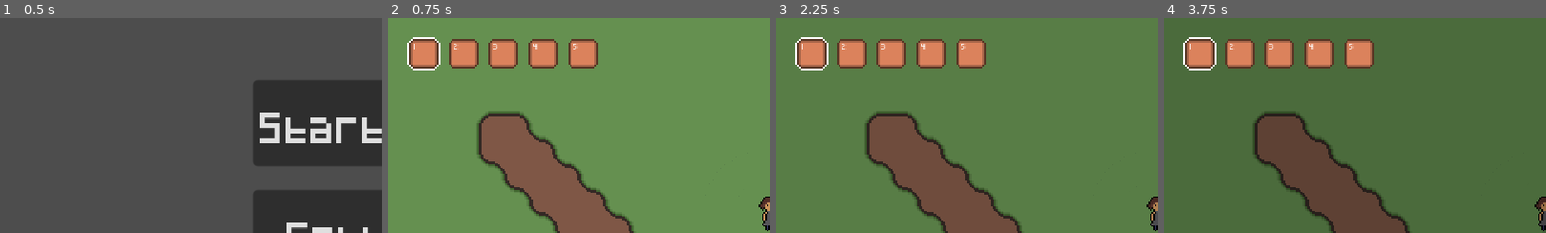
Above: before the commit, frames 1-4 (left to right).
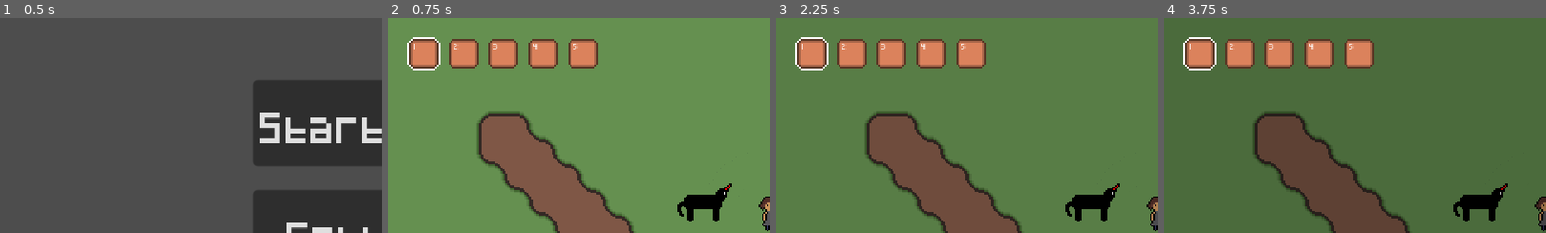
Above: after the commit, the same moments.

Repository: StormLight14/nightfall-mirror
Game: Godot game, scene res://ui/menus/main/main_menu.tscn
Two runs of this game, one before a commit and one after it. Both use one fixed random seed, a clock stepped at 60 frames per second and the inputs below.
Inputs:
- Up to frame 1 (0.5 s): no input
- Up to frame 2 (0.75 s): click "Start Game" at 0.5 s
- Up to frame 3 (2.25 s): click "2" at 1.25 s; click "4" at 2 s
- Up to frame 4 (3.75 s): click "1" at 2.75 s; click "3" at 3.5 s
The pictures show only the part of the screen within x 0-50%, y 0-50%; the shares and areas given below are measured in that part.

Frame 1 is identical in both runs. In frame 2, 1.1% of the frame differs, in the area x 75-90%, y 76-95%; in frame 3, 1.1%; in frame 4, 1.1%.
Error in both runs: Invalid access to property or key '<null>' on a base object of type 'Array'. (res://ui/inventory/inventory_slot.gd:46)

Commit message:
add wakatime plugin for tracking time; create evil unicorn creature!

Diff:
--- /dev/null
+++ b/Test.tscn
@@ -0,0 +1,10 @@
+[gd_scene load_steps=2 format=3 uid="uid://dnnka5th1gldj"]
+
+[ext_resource type="Texture2D" uid="uid://ocqr4kaowgws" path="res://icon.svg" id="1_mtyf4"]
+
+[node name="Node2D" type="Node2D"]
+
+[node name="Sprite2D" type="Sprite2D" parent="."]
+texture = ExtResource("1_mtyf4")
+
+[node name="Node2D" type="Node2D" parent="."]
--- /dev/null
+++ b/entities/evil_unicorn/evil_unicorn.gd
@@ -0,0 +1,5 @@
+extends CharacterBody2D
+
+func _physics_process(delta: float) -> void:
+	for player in get_tree().get_nodes_in_group("Player"):
+		$Sprite2D.flip_h = player.global_position < global_position
--- /dev/null
+++ b/entities/evil_unicorn/evil_unicorn.tscn
@@ -0,0 +1,10 @@
+[gd_scene load_steps=3 format=3 uid="uid://7rm38r62ddlr"]
+
+[ext_resource type="Script" path="res://entities/evil_unicorn/evil_unicorn.gd" id="1_1nl76"]
+[ext_resource type="Texture2D" uid="uid://cbb7hkmoomyjd" path="res://entities/evil_unicorn/evil_unicorn_static.png" id="2_nquhj"]
+
+[node name="EvilUnicorn" type="CharacterBody2D"]
+script = ExtResource("1_1nl76")
+
+[node name="Sprite2D" type="Sprite2D" parent="."]
+texture = ExtResource("2_nquhj")
--- /dev/null
+++ b/icon.svg
@@ -0,0 +1 @@
+<svg xmlns="http://www.w3.org/2000/svg" width="128" height="128"><rect width="124" height="124" x="2" y="2" fill="#363d52" stroke="#212532" stroke-width="4" rx="14"/><g fill="#fff" transform="translate(12.322 12.322)scale(.101)"><path d="M105 673v33q407 354 814 0v-33z"/><path fill="#478cbf" d="m105 673 152 14q12 1 15 14l4 67 132 10 8-61q2-11 15-15h162q13 4 15 15l8 61 132-10 4-67q3-13 15-14l152-14V427q30-39 56-81-35-59-83-108-43 20-82 47-40-37-88-64 7-51 8-102-59-28-123-42-26 43-46 89-49-7-98 0-20-46-46-89-64 14-123 42 1 51 8 102-48 27-88 64-39-27-82-47-48 49-83 108 26 42 56 81zm0 33v39c0 276 813 276 814 0v-39l-134 12-5 69q-2 10-14 13l-162 11q-12 0-16-11l-10-65H446l-10 65q-4 11-16 11l-162-11q-12-3-14-13l-5-69z"/><path d="M483 600c0 34 58 34 58 0v-86c0-34-58-34-58 0z"/><circle cx="725" cy="526" r="90"/><circle cx="299" cy="526" r="90"/></g><g fill="#414042" transform="translate(12.322 12.322)scale(.101)"><circle cx="307" cy="532" r="60"/><circle cx="717" cy="532" r="60"/></g></svg>
--- a/project.godot
+++ b/project.godot
@@ -34,6 +34,10 @@
 window/stretch/mode="canvas_items"
 window/stretch/aspect="expand"
 mouse_cursor/custom_image="res://ui/cursor.png"
+
+[editor_plugins]
+
+enabled=PackedStringArray("res://addons/godot_super-wakatime/plugin.cfg")
 
 [global_group]
 
@@ -90,11 +94,6 @@
 turn_night={
 "deadzone": 0.5,
 "events": [Object(InputEventKey,"resource_local_to_scene":false,"resource_name":"","device":-1,"window_id":0,"alt_press …(192 unchanged characters)…
-]
-}
-rotate_sun={
-"deadzone": 0.5,
-"events": [Object(InputEventKey,"resource_local_to_scene":false,"resource_name":"","device":-1,"window_id":0,"alt_pressed":false,"shift_pressed":false,"ctrl_pressed":false,"meta_pressed":false,"pressed":false,"keycode":0,"physical_keycode":82,"key_label":0,"unicode":114,"location":0,"echo":false,"script":null)
 ]
 }
 inventory={
--- a/scenes/main/island.gd
+++ b/scenes/main/island.gd
@@ -14,9 +14,6 @@
 		daytime()
 	elif Input.is_action_just_pressed("turn_night"):
 		nighttime()
-
-	if Input.is_action_pressed("rotate_sun"):
-		%Sun.rotation_degrees += 0.5
 
 func handle_creature_spawns() -> void:
 	var spawn_points: Array[Area2D] = []
--- a/scenes/main/island.tscn
+++ b/scenes/main/island.tscn
@@ -11,6 +11,7 @@
 [ext_resource type="PackedScene" uid="uid://bf8n6ocu1ce17" path="res://scenes/objects/trees/tree.tscn" id="5_f4vhq"]
 [ext_resource type="PackedScene" uid="uid://bb0pwqikwri2c" path="res://scenes/objects/rocks/rock.tscn" id="5_l7ouf"]
 [ext_resource type="PackedScene" uid="uid://ctnt18khmkkxd" path="res://entities/stalker/stalker_spawn_point.tscn" id="8_2677o"]
+[ext_resource type="PackedScene" uid="uid://7rm38r62ddlr" path="res://entities/evil_unicorn/evil_unicorn.tscn" id="11_reqk3"]
 
 [sub_resource type="CanvasItemMaterial" id="CanvasItemMaterial_k5adq"]
 light_mode = 2
@@ -472,12 +473,12 @@
 
 [node name="LevelLighting" type="CanvasModulate" parent="."]
 unique_name_in_owner = true
-color = Color(0.501961, 0.501961, 0.501961, 1)
+color = Color(0, 0, 0, 1)
 
 [node name="Sun" type="DirectionalLight2D" parent="."]
 unique_name_in_owner = true
 rotation = -0.897099
-energy = 0.5
+energy = 0.0
 shadow_filter = 1
 
 [node name="CanvasLayer" type="CanvasLayer" parent="."]
@@ -526,9 +527,6 @@
 unique_name_in_owner = true
 position = Vector2(7, 11)
 
-[node name="NightLight" parent="Objects/Player" index="0"]
-energy = 0.0
-
 [node name="Hotbar" parent="Objects/Player/GameUI" index="1"]
 offset_left = 0.0
 offset_top = 0.0
@@ -598,6 +596,9 @@
 [node name="Pickupable" parent="Objects/Rock8" index="1"]
 is_shapeshifter = true
 
+[node name="EvilUnicorn" parent="Objects" instance=ExtResource("11_reqk3")]
+position = Vector2(-33, -8)
+
 [node name="CreatureSpawns" type="Node2D" parent="."]
 
 [node name="StalkerSpawnPoint" parent="CreatureSpawns" instance=ExtResource("8_2677o")]
@@ -617,6 +618,7 @@
 
 [node name="NightTimer" type="Timer" parent="."]
 unique_name_in_owner = true
+wait_time = 45.0
 one_shot = true
 
 [node name="DayTimer" type="Timer" parent="."]
Not shown, added: addons/godot_super-wakatime/api_key_prompt.tscn
Not shown, added: addons/godot_super-wakatime/counter.tscn
Not shown, added: addons/godot_super-wakatime/decompressor.gd
Not shown, added: addons/godot_super-wakatime/godot_super-wakatime.gd
Not shown, added: addons/godot_super-wakatime/heartbeat.gd
Not shown, added: addons/godot_super-wakatime/plugin.cfg
Not shown, added: addons/godot_super-wakatime/utils.gd
Binary file added: entities/evil_unicorn/evil_unicorn_static.png
Not shown, added: entities/evil_unicorn/evil_unicorn_static.png.import
Not shown, added: icon.svg.import
Binary file added: images/godotwaka.png
Not shown, added: images/godotwaka.png.import
(and 10 more such lines)
